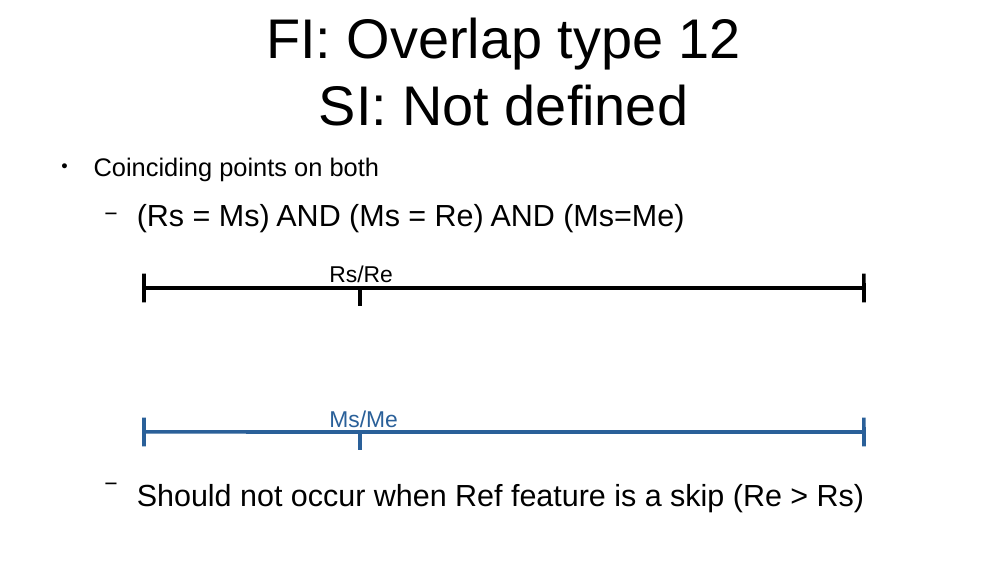
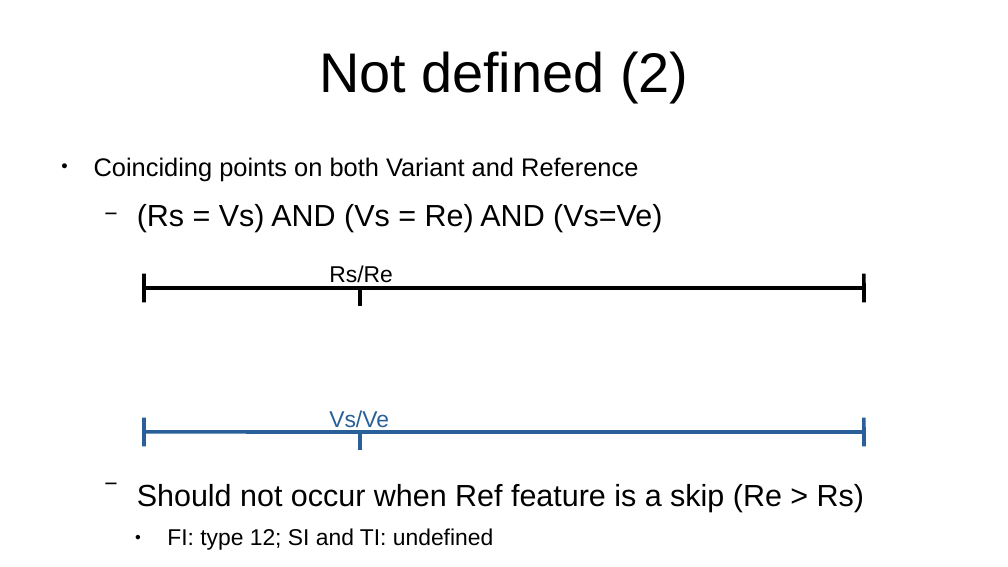
Before and after one commit to Replicon-genetics/rg_exploder_public_documents, a slide deck: slide 28 of Overlap_types_decription.odp (slide 20 before the commit). Drawn at 1008x567 pixels with LibreOffice and Linux fonts; fonts in the diff are those of the drawing. Boxes give left, top, right and bottom in pixels: in the first picture for what was removed or moved away, otherwise in the second. Text is boxed around its words. In the diff, an @@ line names an element or a change of style, - is before the commit and + after.

Commit message:
Overlap types description
Modified for current implementation, rewording and retaining legacy information

```diff
--- a/Overlap_types_decription.odp
+++ b/Overlap_types_decription.odp
@@ title at (319, 51, 688, 102): text changed @@
-FI: Overlap type 12
-SI: Not defined
+Not defined (2)
@@ text at (94, 157, 662, 231): text changed; size 24 to 20 pt @@
-● Coinciding points on both
-  − (Rs = Ms) AND (Ms = Re) AND (Ms=Me)
+● Coinciding points on both Variant and Reference
+  − (Rs = Vs) AND (Vs = Re) AND (Vs=Ve)
@@ text at (329, 410, 389, 432): text changed @@
-Ms/Me
+Vs/Ve
@@ text added at (167, 528, 493, 550), 18 pt, text #000000 @@
+● FI: type 12; SI and TI: undefined
```
Also in this commit, not shown: 21 other slides changed, 5 slides added, 1 slide removed, 1 other file.
